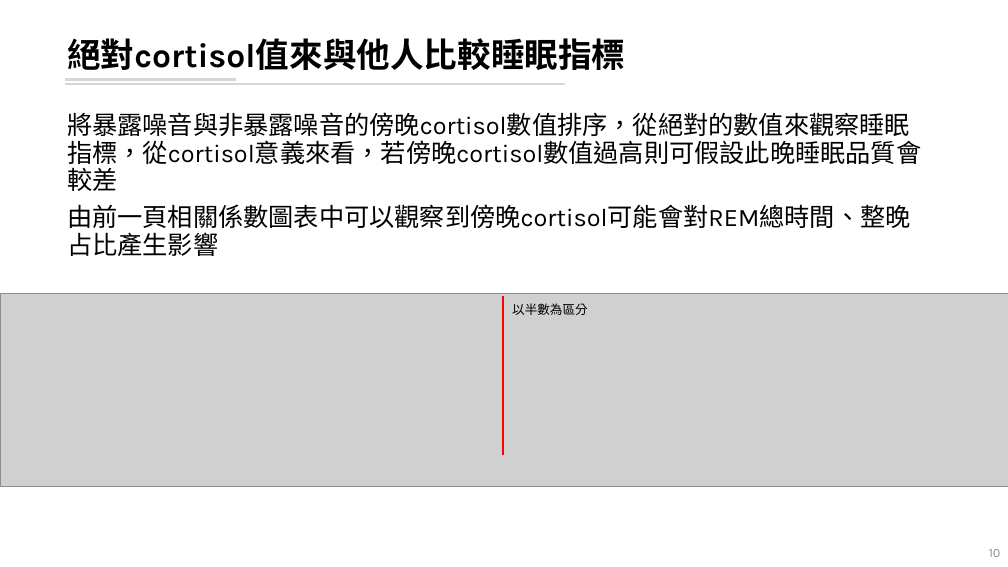
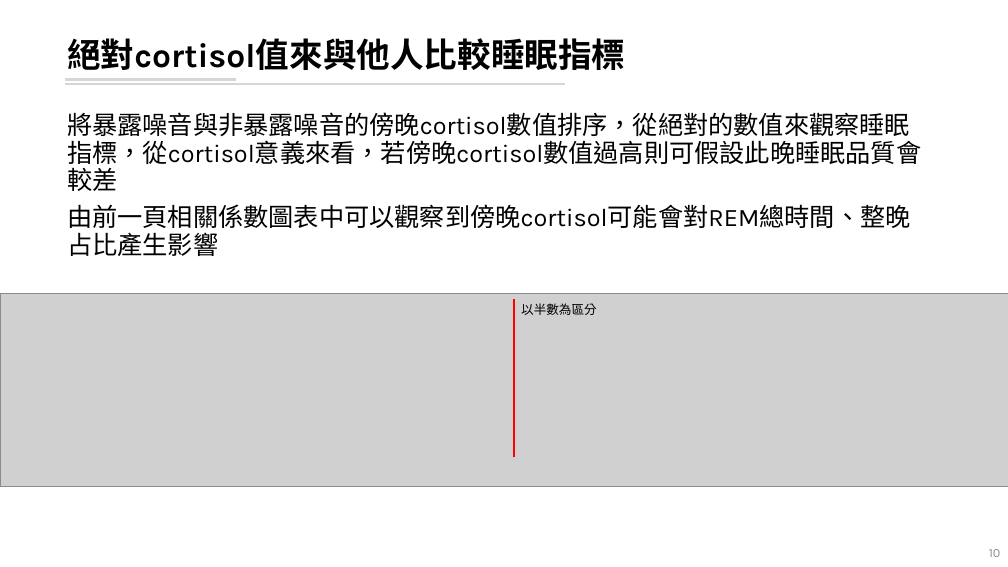
Before and after one commit to leooel97895750/REM_DataMining, a slide deck: slide 10 of 20210804_REM分析.pptx. Drawn at 1008x567 pixels with LibreOffice and Linux fonts; fonts in the diff are those of the drawing; grey boxes stand for pictures. Boxes give left, top, right and bottom in pixels: in the first picture for what was removed or moved away, otherwise in the second. Text is boxed around its words. In the diff, an @@ line names an element or a change of style, - is before the commit and + after.

```diff
--- a/20210804_REM分析.pptx
+++ b/20210804_REM分析.pptx
@@ text "以半數為區分" moved from (x1=512, y1=303, x2=588, y2=315) to (x1=521, y1=303, x2=597, y2=315) @@
@@ line moved from (504, 455) - (504, 296) to (514, 457) - (514, 299) @@
```
Also in this commit, not shown: 9 other slides changed, 13 other files.
